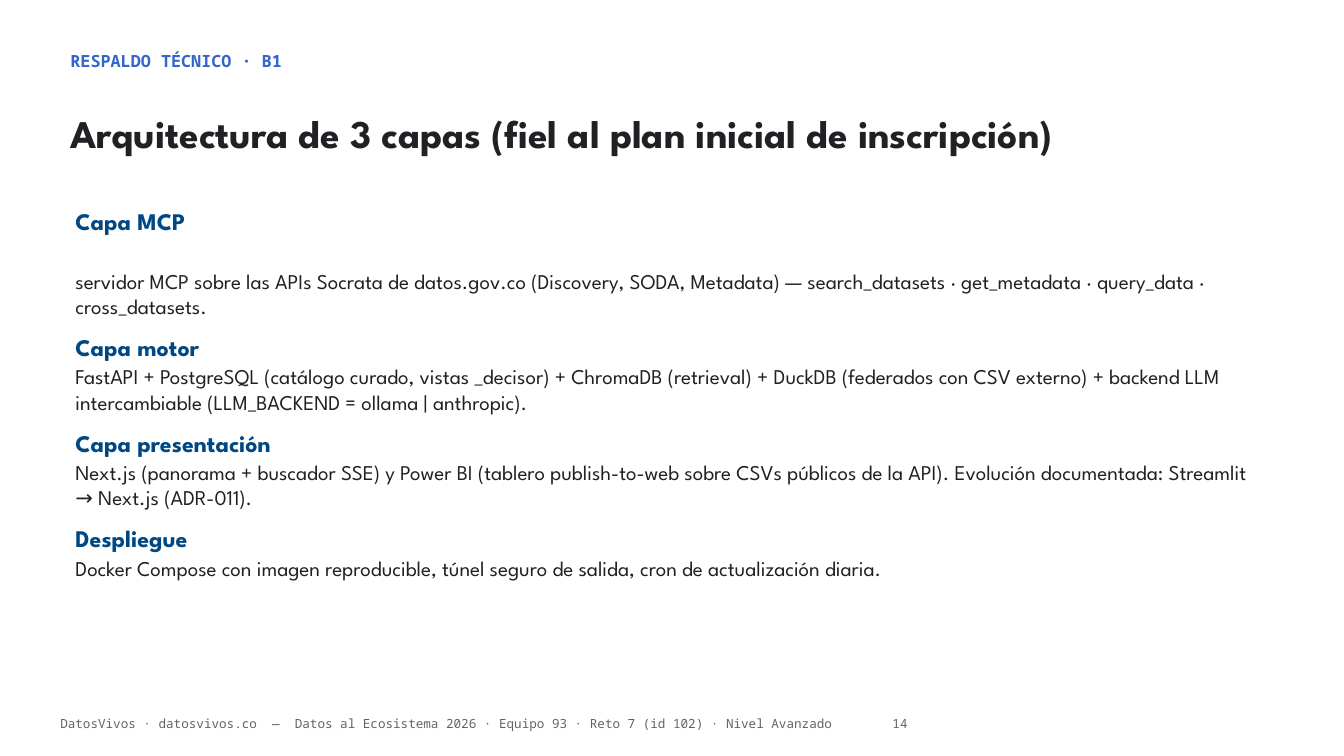
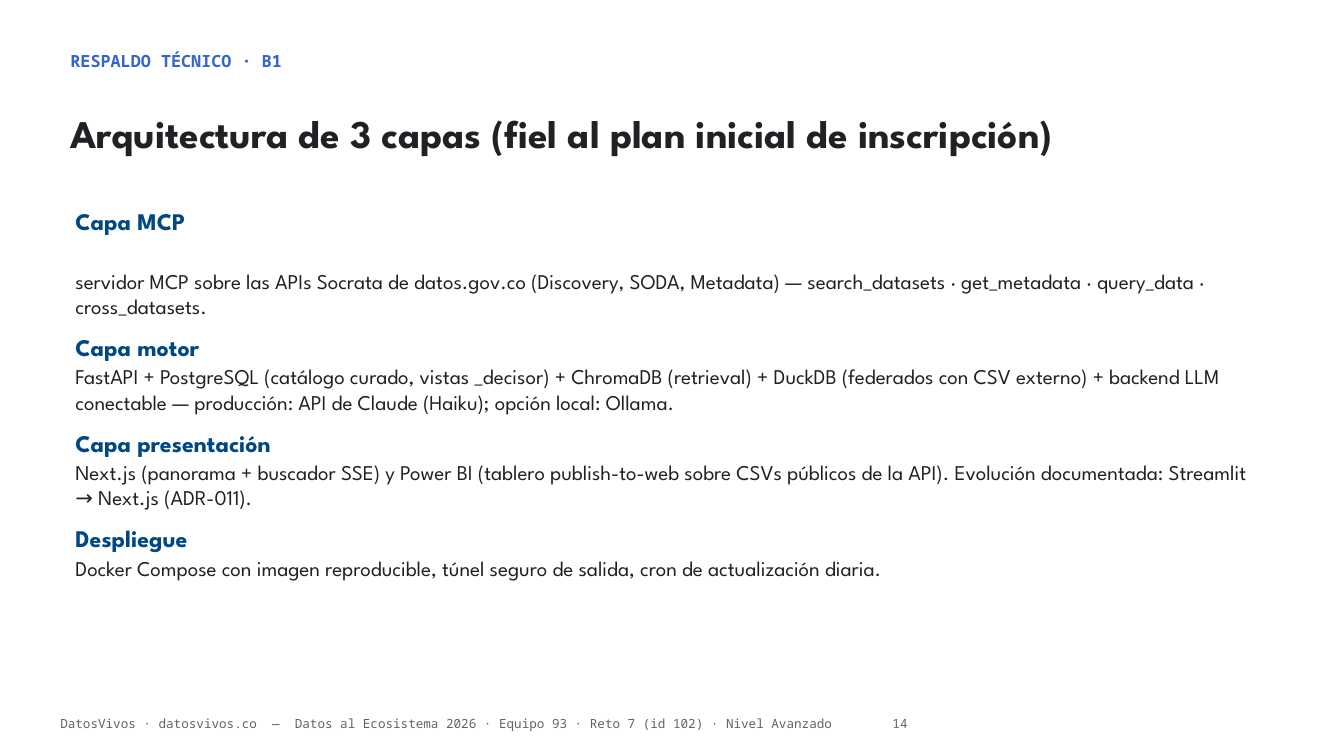
Before and after one commit to jsricop/DatosVivos, a slide deck: slide 14 of recursos/presentacion.pptx. Drawn at 1344x756 pixels with LibreOffice and Linux fonts; fonts in the diff are those of the drawing. Boxes give left, top, right and bottom in pixels: in the first picture for what was removed or moved away, otherwise in the second. Text is boxed around its words. In the diff, an @@ line names an element or a change of style, - is before the commit and + after.

```diff
--- a/recursos/presentacion.pptx
+++ b/recursos/presentacion.pptx
@@ text at <box>75,369,1219,415</box>: text changed @@
-FastAPI + PostgreSQL (catálogo curado, vistas _decisor) + ChromaDB (retrieval) + DuckDB (federados con CSV externo) + backend LLM intercambiable (LLM_BACKEND = ollama | anthropic).
+FastAPI + PostgreSQL (catálogo curado, vistas _decisor) + ChromaDB (retrieval) + DuckDB (federados con CSV externo) + backend LLM conectable — producción: API de Claude (Haiku); opción local: Ollama.
```
Also in this commit, not shown: 1 other slide changed, 13 other files.
